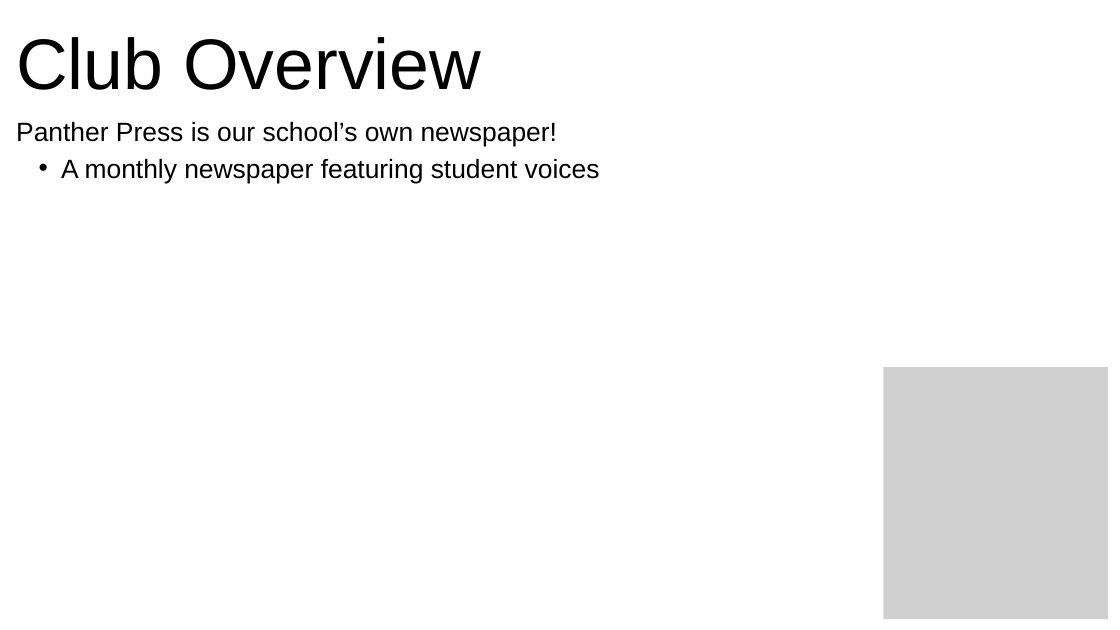
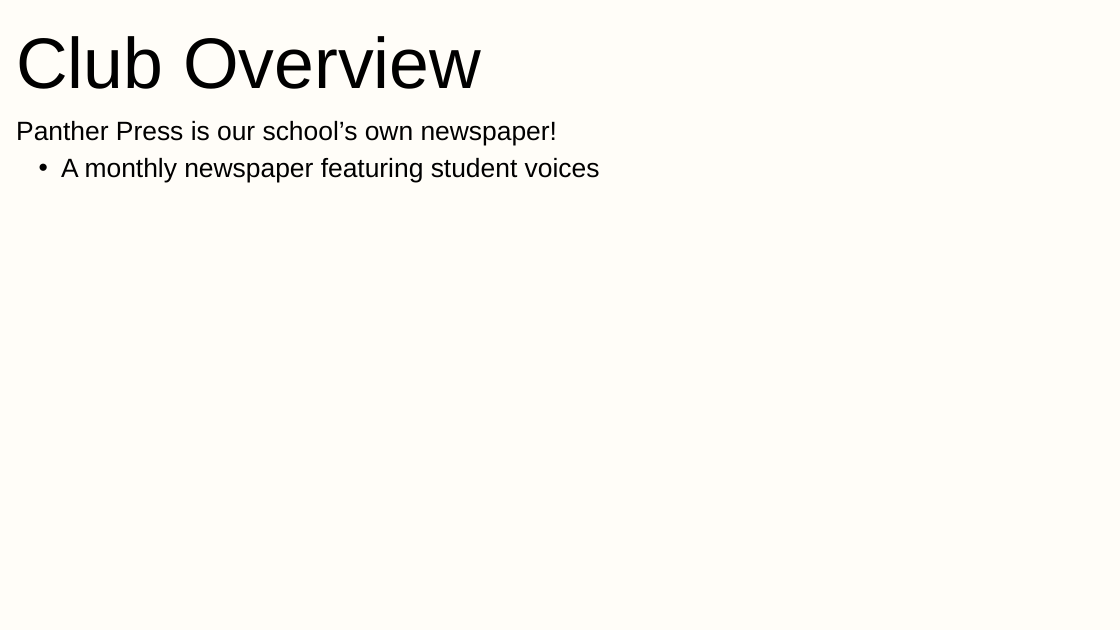
Before and after one commit to TazmeenM/pantherPressSlidesProject, a slide deck: slide 4 of 2024-2025 Information Session Slides.pptx (slide 3 before the commit). Drawn at 1120x630 pixels with LibreOffice and Linux fonts; fonts in the diff are those of the drawing; grey boxes stand for pictures. Boxes give left, top, right and bottom in pixels: in the first picture for what was removed or moved away, otherwise in the second. Text is boxed around its words. In the diff, an @@ line names an element or a change of style, - is before the commit and + after.

```diff
--- a/2024-2025 Information Session Slides.pptx
+++ b/2024-2025 Information Session Slides.pptx
@@ background #FFFFFF to #FFFDF8 @@
@@ picture removed at bbox=[883, 367, 1108, 619] @@
```
Also in this commit, not shown: 9 other slides changed, 6 slides added.
